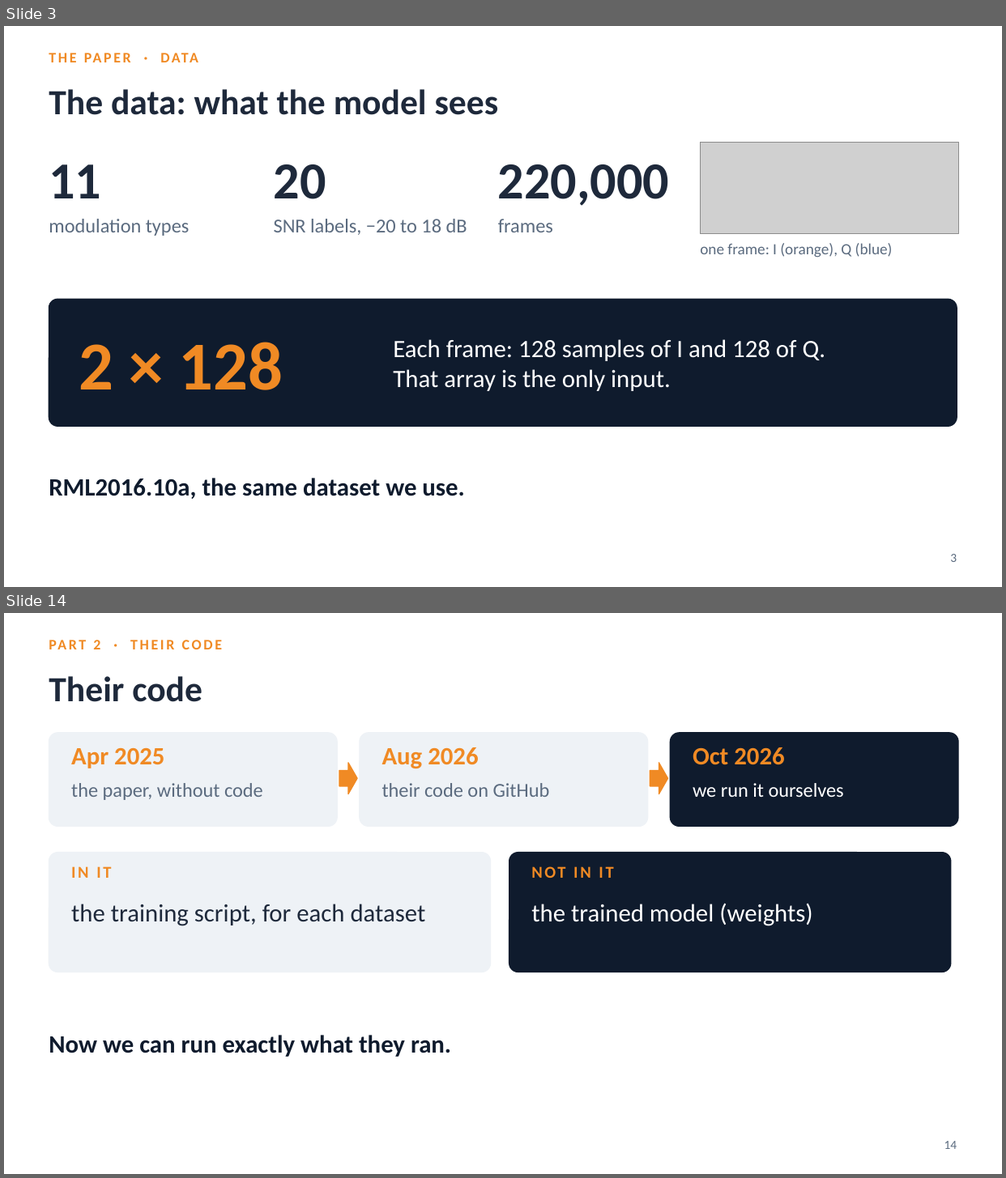
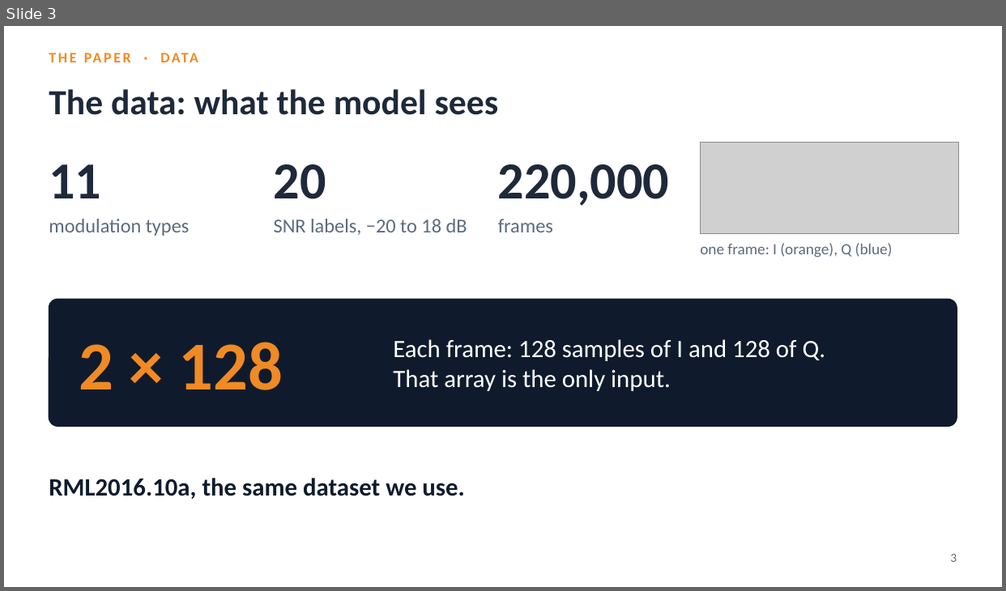
Before and after one commit to YusufBilo78/amc, a slide deck: deck/moshe_paper_icrnna.pptx. Shown one above the other, each under a label of ours: slides 3 and 14 before the commit, slide 3 after it; the slides between them are not shown. The pictures are 1006x1178 and 1006x591 pixels, drawn with LibreOffice and Linux fonts; fonts in the diff are those of the drawing; grey boxes stand for pictures. Boxes give left, top, right and bottom in pixels: in the first picture for what was removed or moved away, otherwise in the second. Text is boxed around its words. In the diff, an @@ line names an element or a change of style, - is before the commit and + after.

```diff
--- a/deck/moshe_paper_icrnna.pptx
+++ b/deck/moshe_paper_icrnna.pptx
@@ slide 14 removed at [4, 613, 1002, 1174], background #FFFFFF @@
@@ text removed at [93, 640, 100, 649] @@
-PART 2 · THEIR CODE
@@ text removed at [49, 676, 202, 702] @@
-Their code
@@ rounded rectangle removed at [49, 733, 337, 826] @@
@@ rounded rectangle removed at [360, 733, 648, 826] @@
@@ rounded rectangle removed at [671, 733, 958, 826] @@
@@ text removed at [71, 748, 164, 769] @@
-Apr 2025
@@ text removed at [382, 747, 478, 769] @@
-Aug 2026
@@ text removed at [692, 747, 784, 765] @@
-Oct 2026
@@ right arrow removed at [339, 763, 357, 794] @@
@@ right arrow removed at [650, 763, 668, 794] @@
@@ text removed at [71, 783, 263, 800] @@
-the paper, without code
@@ text removed at [382, 783, 550, 797] @@
-their code on GitHub
@@ text removed at [692, 783, 844, 797] @@
-we run it ourselves
@@ rounded rectangle removed at [49, 853, 491, 973] @@
@@ rounded rectangle removed at [509, 853, 951, 973] @@
@@ text removed at [71, 867, 111, 878] @@
-IN IT
@@ text removed at [531, 867, 613, 878] @@
-NOT IN IT
@@ text removed at [71, 904, 426, 926] @@
-the training script, for each dataset
@@ text removed at [531, 903, 812, 926] @@
-the trained model (weights)
@@ text removed at [49, 1035, 451, 1057] @@
-Now we can run exactly what they ran.
@@ text removed at [944, 1141, 957, 1149] @@
-14
```
Also in this commit, not shown: 18 slides changed, 6 slides added, 3 other slides removed, 4 other files.
